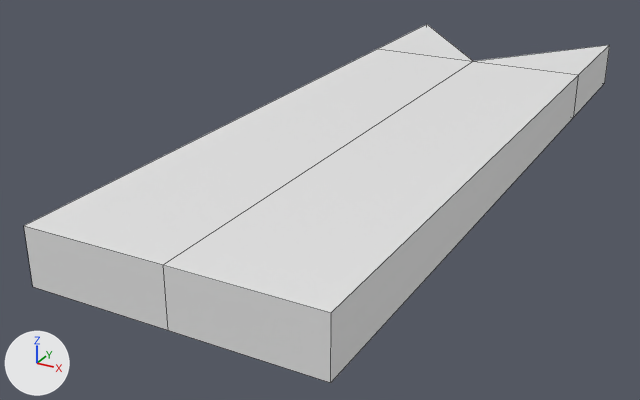
The FBX model ProjetFirstPerson/Assets/Art/3D/Fbx/SM_Flag.fbx, before and after one commit.
One viewpoint serves both versions: a 50 mm lens placed at (4.544, 4.446, 0.129), pointed at (4.387, 4.732, -0.014). Arrows for +X, +Y and +Z are at lower left; the lights stay in place. Mesh edges are drawn as thin lines. Where no turn or scale is listed for an object, it has been applied to the vertices. Vertices at the same position are counted once.
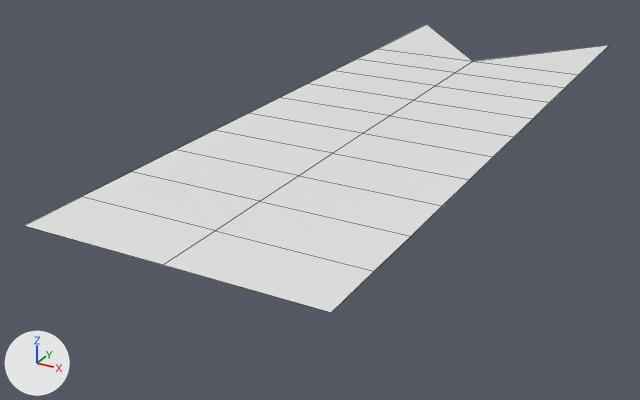
Boxes [x1, y1, x2, y2] around the edits, measured in the pictures (640 x 400 px; the box of a moved part takes in the faces that stretch with it):
'Box001', reshaped (20% shorter)
    before: [24, 24, 610, 383]
    after: [24, 24, 609, 312]
part 1 of me_mesh, moved or reshaped
    before: [24, 45, 610, 382]
    after: [82, 49, 578, 271]

The change, as a diff of the scene's bpy script:
```diff
--- a/ProjetFirstPerson/Assets/Art/3D/Fbx/SM_Flag.fbx.py
+++ b/ProjetFirstPerson/Assets/Art/3D/Fbx/SM_Flag.fbx.py
@@ me_mesh @@
 # used by ob_box001; location = (4.4087, 4.7567, 0.0)
-me_mesh.from_pydata(...)  # 16 vertices, 16 faces; spans x -0.05..0.05, y -0.15..0.15, z 0.0..0.02
+me_mesh.from_pydata(...)  # 35 vertices, 22 faces; spans x -0.05..0.05, y -0.15..0.15, z 0.02
+# me_mesh part 1
+# 5 vertices are removed from x -0.05..0.05, y 0.086..0.15, z 0.0
+# 14 faces are deleted
+# 3 vertices in x -0.05..0.05, y -0.15, z 0.0 move by (0.0, 0.024, 0.02)
+# 24 vertices are added at x -0.05..0.05, y -0.103..0.063, z 0.02
+# 20 new faces join them
```
